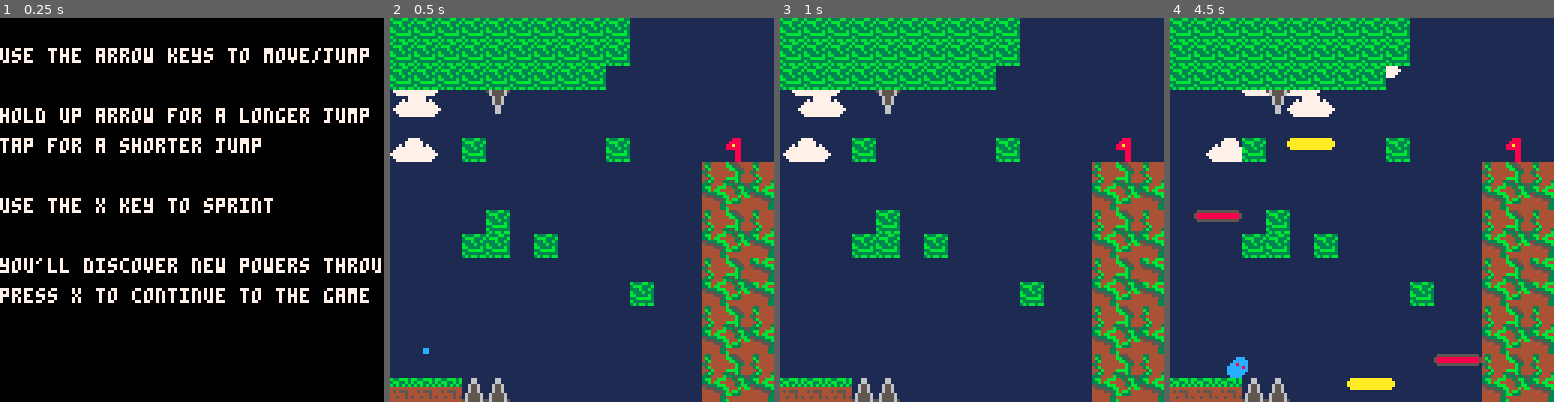
Above: before the commit, frames 1-4 (left to right).
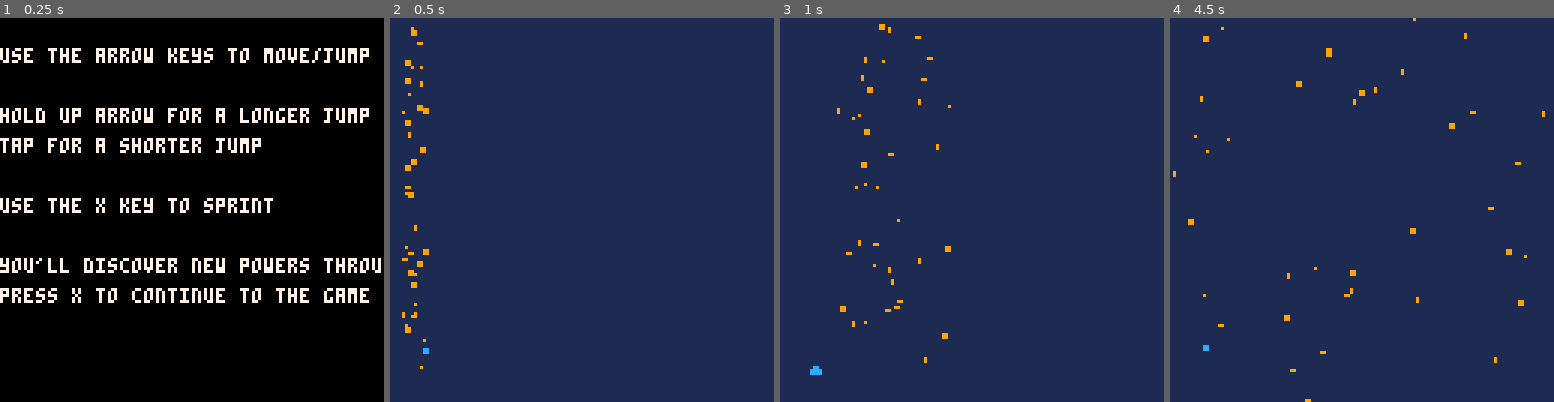
Above: after the commit, the same moments.

Repository: Kaznae/438_final
Game: PICO-8 cartridge final_project.p8
Same seed, same stepped clock (60 frames per second), same inputs: the game is played once before the commit and once after it.
Inputs:
- Up to frame 1 (0.25 s): no input
- Up to frame 2 (0.5 s): tap X (X key) at 0.33 s
- Up to frame 3 (1 s): tap O (Z key) at 0.7 s
- Up to frame 4 (4.5 s): tap X (X key) at 1.07, 1.85, 2.97, 4.08 s; hold Right 1.6-2.1 s; tap O (Z key) every 0.4 s from 1.7 to 4.1 s; hold Up 2.15-2.42 s; hold Right 2.47-3.03 s; hold Left 3.08-3.58 s; hold Down 3.63-3.97 s; hold Right from 4.02 s (still down)

Frame 1 is identical in both runs. In frame 2, 29% of the frame differs, in the area x 0-100%, y 0-100%; in frame 3, 29%; in frame 4, 31%.

Commit message:
first 3 cutscenes finished

Diff:
--- a/final_project.p8
+++ b/final_project.p8
@@ -59,8 +59,8 @@
 
 	cutscene = false
 
-	world = 1
-	level = 7
+	world = 3
+	level = 5
 	g_rev = false
 
 	mapx_ofst = 0
@@ -391,10 +391,12 @@
 		cut_plr = {
 		 x = 0,
 		 y = 0,
+		 spri = 37,
 		 ticker = 0,
 		 moving = false,
 		 jumping = false,
 		 left = false,
+		 up = true,
 		 update = function()
 		  play_cutscene()
 		  if cut_plr.moving then
@@ -404,13 +406,19 @@
 		    cut_plr.x -= 1
 		   end
 		  elseif cut_plr.jumping then
-		    if cut_plr.y > 95 then
-		     cut_plr.y -= 1
-						elseif cut_plr.y > 16 then
-						 cut_plr.y += 1
-						else
-						 cut_plr.jumping = false
-						end
+		    if cut_plr.up then
+		     cut_plr.y -= 2
+		     if cut_plr.y <= 60 then
+		      cut_plr.up = false
+		     end
+		    else
+		     cut_plr.y += 2
+		     if cut_plr.y >= 72 then
+		      cut_plr.y = 72
+		      cut_plr.jumping = false
+		      cut_anim += 1
+		     end
+		    end
 		  end
 		 end,
 		 draw = function()
@@ -425,7 +433,53 @@
 		    spr(39,cut_plr.x,cut_plr.y,1,2,cut_plr.left)
 		   end
 		  else
-		   spr(37,cut_plr.x,cut_plr.y,1,2,cut_plr.left)
+		   if cut_plr.spri == 37 then
+		    spr(cut_plr.spri,cut_plr.x,cut_plr.y,1,2,cut_plr.left)
+	    else
+	     spr(cut_plr.spri,cut_plr.x,cut_plr.y+8,1,1,cut_plr.left)
+	   	end
+	  	end
+	  end
+	  --move = function()
+		}
+
+		witch = {
+		 x = 0,
+		 y = 0,
+		 moving = false,
+		 jumping = false,
+		 left = false,
+		 up = true,
+		 visible = false,
+		 update = function()
+		  if witch.moving then
+		   if not witch.left then
+		    witch.x += 1
+		   else
+		    witch.x -= 1
+		   end
+		  elseif witch.jumping then
+		     if witch.up then
+		     witch.y -= 2
+		     if witch.y <= 60 then
+		      witch.up = false
+		     end
+		    else
+		     witch.y += 2
+		     if witch.y >= 72 then
+		      witch.y = 72
+		      witch.jumping = false
+		      cut_anim += 1
+		     end
+		    end
+		  end
+		 end,
+		 draw = function()
+		  if witch.visible then
+		   palt(0,false)
+		   palt(6,true)
+		   spr(30,witch.x,witch.y,1,2,witch.left)
+	    palt()
 	   end
 	  end,
 	  --move = function()
@@ -499,6 +553,7 @@
 
 		if cutscene then
 		 cut_plr.draw()
+		 witch.draw()
 		else
 			--spr(plr.sprite,plr.x,plr.y,1,1,plr.face_r)
 			plr.draw()
@@ -560,6 +615,7 @@
 		end
 	elseif cutscene then
 	 cut_plr.update()
+	 witch.update()
 	else
 	--	if world == 3 and level == 3 then
 	--		display_message("you win!!! (for now)")
@@ -1723,21 +1779,53 @@
 	  cut_plr.moving = true
 	  cut_anim = 0
 	  cutscene = true
-	 elseif level == 9 then
+	 elseif level >= 9 then
 			level = 1
 			world+=1
 			music(3)
 		end
-	elseif world == 2 and level > 6 then
-		level = 1
-		world+=1
-		music(5)
+	elseif world == 2 then
+	 if level == 6 or level == 8 then
+	  level = 8
+	  start_room()
+	  display_message("you suddenly regain a \nvivid memory")
+	  msgs_displayed = 0
+	  cut_plr.x = -10
+	  cut_plr.y = 72
+	  cut_plr.moving = false
+	  witch.visible = true
+	  witch.x = 80
+	  witch.y = 72
+	  cut_anim = 0
+	  cutscene = true
+	 elseif level >=9 then
+	 	level = 1
+	 	world+=1
+		 music(5)
+	 end
 --	elseif world == 3 and level > 2 then
 --		level = 1
 --		world+= 1
-	elseif world == 3 and level > 4 then
-		level = 1
-		world +=1
+	elseif world == 3 then
+	 if level == 6 or level == 8 then
+	  level = 8
+	  start_room()
+	  display_message("you suddenly regain a \nvivid memory")
+	  msgs_displayed = 0
+	  cut_plr.x = -25
+	  cut_plr.y = 72
+	  cut_plr.moving = true
+	  witch.moving = true
+	  witch.visible = true
+	  witch.x = -10
+	  witch.y = 72
+	  cut_anim = 0
+	  cutscene = true
+	 elseif level >=9 then
+	 	level = 1
+	 	world+=1
+		 music(10)
+	 end
 	end
 
 	start_room()
@@ -1782,6 +1870,81 @@
    end
    end
   end
+ elseif world == 2 then
+  if cut_plr.moving or cut_plr.jumping or witch.moving then
+   if cut_anim == 0 then
+    if cut_plr.x > 65 then
+     cut_plr.moving = false
+     cut_anim += 1
+    end
+   elseif cut_anim == 1 then
+    witch.left = false
+    if witch.x > 135 then
+     witch.visible = false
+     witch.moving = false
+     cut_anim += 1
+    end
+   elseif cut_anim == 2 then
+    cut_plr.jumping = true
+   elseif cut_anim == 3 then
+    if cut_plr.x > 135 then
+     cut_plr.moving = false
+     cut_anim += 1
+     cutscene = false
+     next_level()
+    end
+   end
+  else
+   if msgs_displayed == 0 and not disp_msg then
+   	display_message("\"ah, nothing like a \nrefreshing chill after a \nhard day's kidnapping.\"")
+    cut_plr.moving = true
+   elseif msgs_displayed == 1 and not disp_msg then
+   	witch.left = true
+   	display_message("\"hello ma'am, did you\n happen to see an\n entire village pass by?\"")
+   elseif msgs_displayed == 2 and not disp_msg then
+    display_message("\"ahhh! it's you!\"")
+    witch.moving = true
+   elseif msgs_displayed == 3 and not disp_msg then
+    cut_plr.jumping = true
+   elseif msgs_displayed == 4 and not disp_msg then
+    display_message("😐")
+    cut_plr.moving = true
+   end
+   msgs_displayed += 1
+  end
+ elseif world == 3 then
+  if not cut_plr.moving then
+   if msgs_displayed == 0 and not disp_msg then
+   	display_message("\"stop! where are my\n family and friends?\"")
+   elseif msgs_displayed == 1 and not disp_msg then
+   	witch.left = true
+   	display_message("\"you mean my slime slaves?\n theyre busy working on my\n moon base!\"")
+   elseif msgs_displayed == 2 and not disp_msg then
+    display_message("\"speaking of which, i\n should be going now.\"")
+   elseif msgs_displayed == 3 and not disp_msg then
+    display_message("\"you can't escape.\n i know the moon spell.\"")
+   elseif msgs_displayed == 4 and not disp_msg then
+    display_message("\"really? well then i\n better make sure you\n forget it!\"")
+   elseif msgs_displayed == 5 and not disp_msg and not witch.jumping then
+    cut_plr.spri = sprites.standing
+    display_message("\"what a lovely slime.\n shame he's too dangerous\n to take back\"")
+    witch.visible = false
+   end
+   if not witch.jumping then
+    msgs_displayed += 1
+   end
+  else
+   if cut_anim == 0 or cut_anim == 1 then
+    if cut_plr.x > 65 then
+     cut_plr.moving = false
+     cut_anim += 1
+    if witch.x > 85 then
+     witch.moving = false
+     cut_anim += 1
+    end
+   end
+   end
+  end
  end
 end
 
@@ -1913,7 +2076,7 @@
 
 
 __gff__
-0000000000000000000700010101000000000000000000010000000101010000000000010100000000000001010100000000000101000000000000070000000003030707030707810107078100000000030101010911111101070700000000000301010109000000000707270707000003000000110909000007070707070000
+0000000000000000000700000000000000000000000000010000000000000000000000010100000000000000000000000000000101000000000000070000000003030707030707810107078100000000030101010911111101070700000000000301010109000000000707270707000003000000110909000007070707070000
 0000000000000000000707070700000000000000000000000007070707000000000000000000000000000000000000000000000000000000000000000000000000000000000000000000000000000000000000000000000000000000000000000000000000000000000000000000000000000000000000000000000000000000
 __map__
 0000000000000000000000000000000042424242424242424242424242424242000000000000000000000000000000000000000000000000000000000000000000000000000000000000000000000000000000000000000000000000000000004242424242424242424200000000000000000000000000000000000000000000
@@ -1924,9 +2087,9 @@
 595a000000000000000000000000595a420000004200000000424200000042425a0000000000000000000000000000000000000064640000000000000000000000005400004242424242424271720049000000000000000042000000494a00000000004200006e00004200000000470000000000000000000000000000000000
 494a000000000000000000004242494a420000004200000000424200000042424a0000000000000000000000000000000000000000000000000000000000000000004200004800000000000000000059000000000000000048000000595a000000000000000000000000000000494a4900000000000000000000000000000000
 595a00000042000042000042595a595a420000004200000000424200000042425a4242000000000000000000000000000000000000000000000000000047000000004800005400000000000000000049000000000000000058000000494a000000000000000000000000000000595a5900000000000000000000000000000000
-494a000000480000580000000000494a420000004200000000424200000042424a0000000000000000000000000051520000000000000000000000000042420000005800004200006e00000000000059000000000000000048000000595a0000007e0000420000000000000000494a4900000000000b0c0d0000000000000000
-595a000000580000480000000000595a420000004200000000424200000042425a000000006e0000007300000000616200000000000000000000000000000000000054000058000000000000545454494a0000000070706070707060494a000000000042420042000000000000595a5900000000001b1c1d0000172400172400
-494a000000480000580000000000494a420000004200000000424200000042420000000000000000000054000000004900000000000000000000000000000000000042000048000042420000707070595a000000001a005800000058595a000000000000000000000000000000494a5900000000002b2c2d0000333400333400
+494a000000480000580000000000494a420000004200000000424200000042424a0000000000000000000000000051520000000000000000000000000042420000005800004200006e00000000000059000000000000000048000000595a0000007e0000420000000000000000494a4900000000000000000000000000000000
+595a000000580000480000000000595a420000004200000000424200000042425a000000006e0000007300000000616200000000000000000000000000000000000054000058000000000000545454494a0000000070706070707060494a000000000042420042000000000000595a5900000000000000000000232400232400
+494a000000480000580000000000494a420000004200000000424200000042420000000000000000000054000000004900000000000000000000000000000000000042000048000042420000707070595a000000001a005800000058595a000000000000000000000000000000494a5900000000000000000000333400333400
 595a424242424242424242000000595a42000000420000000042427500004242000000000000000042424242420000590000670000000000000000000000000000004800005400000000000000000049000000000000004800000048494a000000000000000000000000420000595a5942424242424242424242424242424242
 0000000048000000480000000000494a42000000420000000000000000004242000000000000000048000000480000490000000000000000000000000000000000005800004200000000006e00000059000000000000005800000058595a000000000000000000000000000000494a4941414141414141414141414141414141
 0000000058000000580000000000595a42000000420000000000000000004242000000000000000058000000580000590000000000000000000000000000000000004800005800000000000000000000000042424242004800000048494a000000000000000000000000000000595a5950505050505050505050505050505050
@@ -1943,37 +2106,37 @@
 7b7b6a0000000000000000000000796c6d0000005d005d5d00005d5d0000007d000000007d6d00000000000000697b7b00000000000000000000000000000000000000006b00000000000000000000006d0000000000000000000000000000000000000000000000000000000000000000000000000000000000000000000000
 7c7c6d00000000696a0000696a0000006d00000000000000000000000000007d000000007d6d000000000000007d7c7c00000000000000006b6b6b6b00000000000000000000000000000000000000006d0000000000006b00000000000000000000000000000000000000000000000000000000000000000000000000000000
 7c7c6d00000000797a0000797a0000006d6b6b0000000000000000000000007d000000007d6d000000000000007d7c7c000000000000000000000000000000000000000000000000006b0000000000006d0000000000000054545454545454540000000000000000000000000000000000000000000000000000000000000000
-6c6c7a000000000000545400000000006d6b6b6b6b6b6b6b6b6b6b6b6b00007d7e7f00007d6d0000670000001a796c6c00000000000000000000000000000000000000000000000000000000000000006d000000697b7b7b7b7b7b7b7b7b7b7b0000000000000000000000000000000000000000000000000000000000000000
-000000000000697b7b7b7b7b7b6a00007a000000005d5d00000000000000007d000000007d6d0000000000000000000000000000000000000000000000000000000000006b00000000000000000000006d000000796c6c6c6c6c6c6c6c6c6c6c0000000000000000000000000000000000000000000000000000000000000000
-0000000000697c7c7c7c7c7c7c6d00000000000000000000000000000000007d000000007d6d00000000000000004700000000000000000000000000007e7f00000000000000000000000000000000006d0000000000000000000000000000000000000000000000000000000000000000000000000000000000000000000000
-697b7b7b7b7c7c7c7c7c7c7c7c6d00000000000000000000000000000000007d000000007d7c00006b6b6b6b6b697b7b7b7b7b6a006e6f000000000000730000697b6a000000000000000000000000006d0000000000000000000000000000550000000000000000000000000000000000000000000000000000000000000000
-7c7c7c7c7c7c7c7c7c7c7c7c7c6d54547b7b7b7b7b7b7b7b7b7b7b7b7b7b7b7c6b6b00007d7c6d0000000000000000797c7c7c7a0000000000000000000000007d7c6d000000000000000000000000007c7b7b7b0000006b0000006b0000006b0000000000000000000000000000000000000000000000000000000000000000
-…(29 lines of a section not shown)…
+6c6c7a000000000000545400000000006d6b6b6b6b6b6b6b6b6b6b6b6b00007d7e7f00007d6d0000670000001a796c6c00000000000000000000000000000000000000000000000000000000000000006d000000697b7b7b7b7b7b7b7b7b7b7b00000000000000000000000000000000697b7b7b7b7b7b7b7b7b7b7b7b7b7b6a
+000000000000697b7b7b7b7b7b6a00007a000000005d5d00000000000000007d000000007d6d0000000000000000000000000000000000000000000000000000000000006b00000000000000000000006d000000796c6c6c6c6c6c6c6c6c6c6c000000000000000000000000000000007d7c7c7c7c7c7c7c7c7c7c7c7c7c7c6d
+0000000000697c7c7c7c7c7c7c6d00000000000000000000000000000000007d000000007d6d00000000000000004700000000000000000000000000007e7f00000000000000000000000000000000006d000000000000000000000000000000000000000000000000000000000000007d7c7c7c7c7c7c7c7c7c7c7c7c7c7c6d
+697b7b7b7b7c7c7c7c7c7c7c7c6d00000000000000000000000000000000007d000000007d7c00006b6b6b6b6b697b7b7b7b7b6a006e6f000000000000730000697b6a000000000000000000000000006d000000000000000000000000000055000000000000000000000000000000007d7c7c7c7c7c7c7c7c7c7c7c7c7c7c6d
+7c7c7c7c7c7c7c7c7c7c7c7c7c6d54547b7b7b7b7b7b7b7b7b7b7b7b7b7b7b7c6b6b00007d7c6d0000000000000000797c7c7c7a0000000000000000000000007d7c6d000000000000000000000000007c7b7b7b0000006b0000006b0000006b000000000000000000000000000000007d7c7c7c7c7c7c7c7c7c7c7c7c7c7c6d
+…(29 lines of a section not shown)…
Not shown, changed: 23 lines of the sprite sheet (__gfx__) section of final_project.p8
